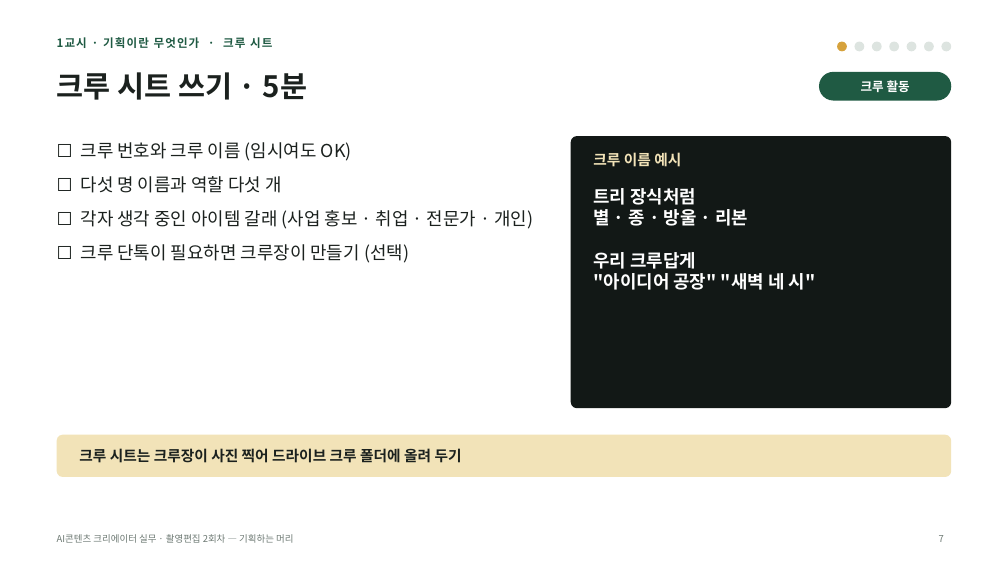
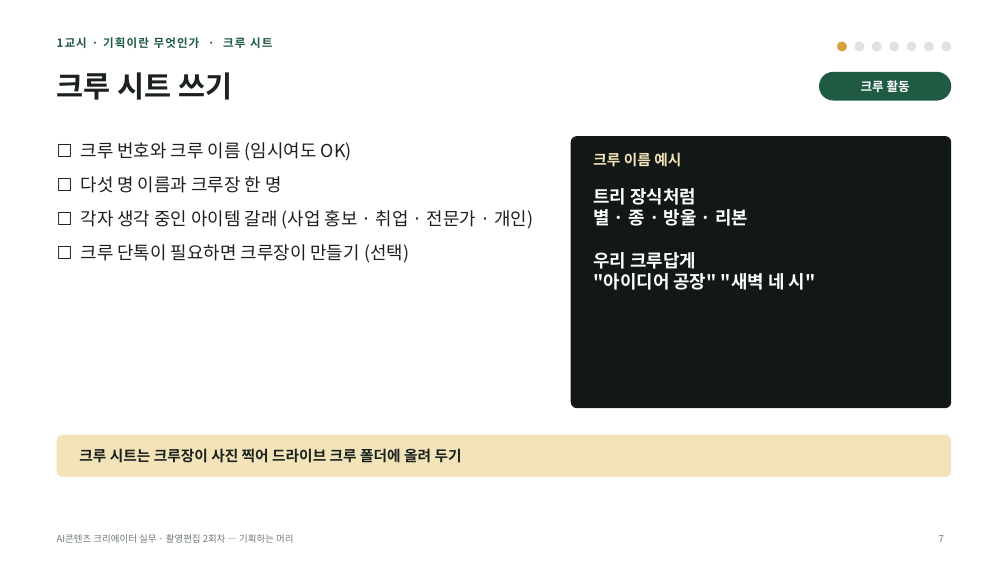
Before and after one commit to yujida/MARUBIT, a slide deck: slide 7 of lectures/02/2회차_기획하는머리_슬라이드.pptx. Drawn at 1008x567 pixels with LibreOffice and Linux fonts; fonts in the diff are those of the drawing. Boxes give left, top, right and bottom in pixels: in the first picture for what was removed or moved away, otherwise in the second. Text is boxed around its words. In the diff, an @@ line names an element or a change of style, - is before the commit and + after.

```diff
--- a/lectures/02/2회차_기획하는머리_슬라이드.pptx
+++ b/lectures/02/2회차_기획하는머리_슬라이드.pptx
@@ title at (x1=57, y1=72, x2=232, y2=100): text changed @@
-크루 시트 쓰기 · 5분
+크루 시트 쓰기
@@ text at (x1=81, y1=176, x2=281, y2=193): text changed @@
-☐ 다섯 명 이름과 역할 다섯 개
+☐ 다섯 명 이름과 크루장 한 명
```
Also in this commit, not shown: 21 other slides changed, 2 slides added, 16 other files.
